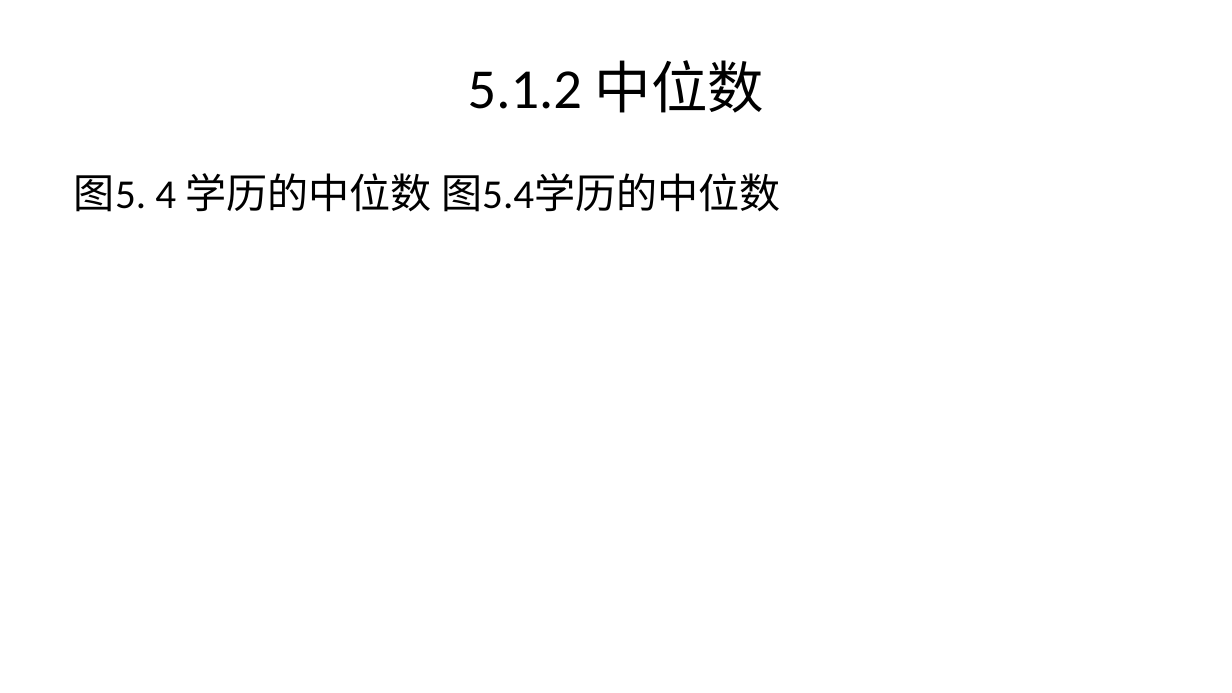
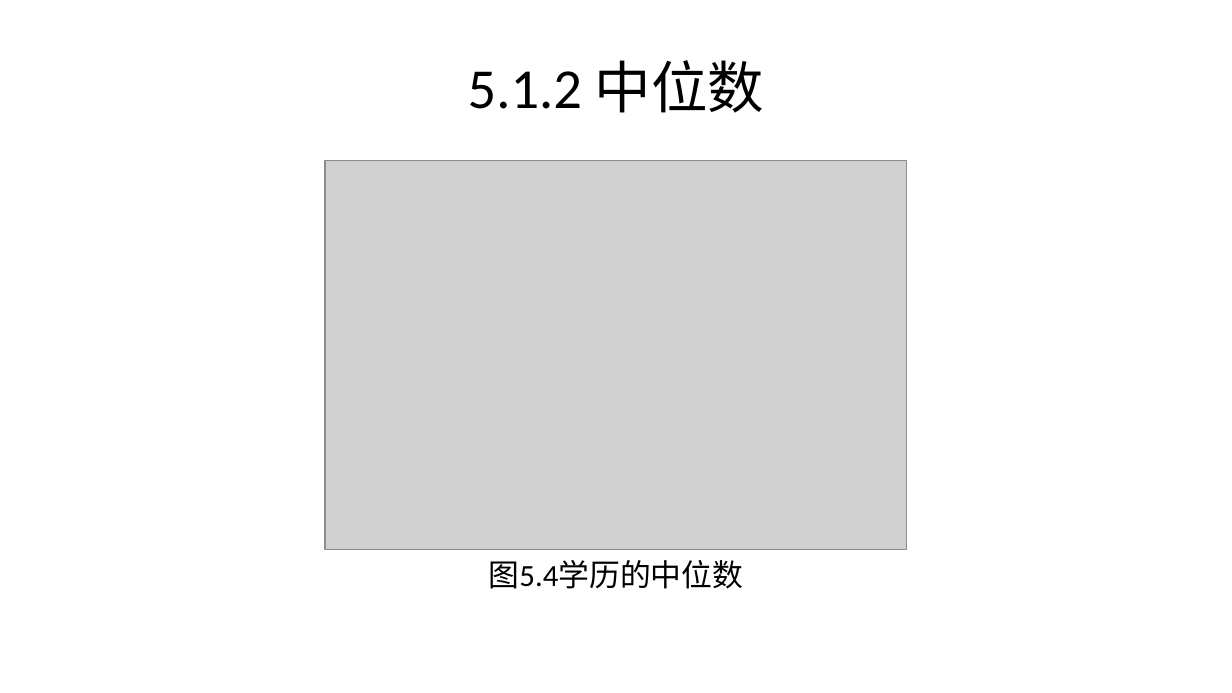
Before and after one commit to lizongzhang/excelstat, a slide deck: slide 5 of docs/chap5_slide.pptx. Drawn at 1232x693 pixels with LibreOffice and Linux fonts; fonts in the diff are those of the drawing; grey boxes stand for pictures. Boxes give left, top, right and bottom in pixels: in the first picture for what was removed or moved away, otherwise in the second. Text is boxed around its words. In the diff, an @@ line names an element or a change of style, - is before the commit and + after.

```diff
--- a/docs/chap5_slide.pptx
+++ b/docs/chap5_slide.pptx
@@ text removed at <box>74,173,780,212</box> @@
-图5. 4 学历的中位数 图5.4学历的中位数
@@ picture added at <box>325,161,907,549</box> @@
@@ text added at <box>489,560,744,589</box>, 18 pt, text #000000 @@
+图5.4学历的中位数
```
Also in this commit, not shown: 1 slide added, 1 slide removed, 39 other files.
